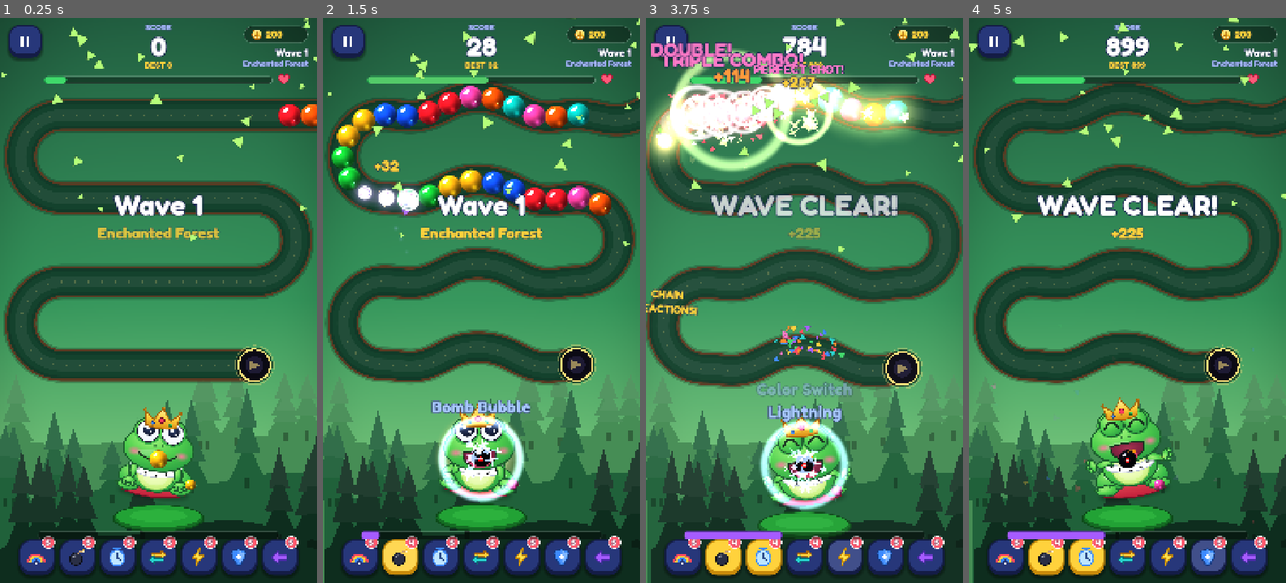
Above: before the commit, frames 1-4 (left to right).
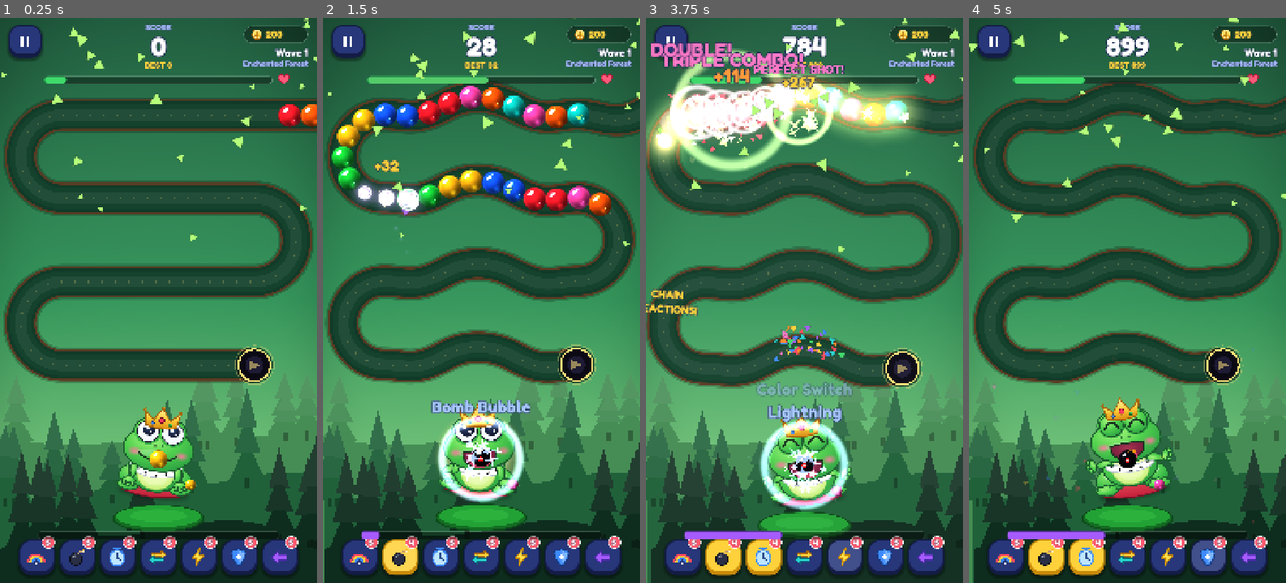
Above: after the commit, the same moments.

Repository: omer-poyraz/frogpop-bubble-quest
Game: Godot game, scene res://tools/trailer_director.tscn
Same seed, same stepped clock (60 frames per second), same inputs: the game is played once before the commit and once after it. This scene is started directly instead of the project's main scene.
Inputs (mouse positions are in pixels of both pictures, inside the frame that each line leads up to):
- Up to frame 1 (0.25 s): no input
- Up to frame 2 (1.5 s): click (361, 554) at 0.52 s; click (399, 554) at 1.27 s
- Up to frame 3 (3.75 s): click (763, 554) at 2.02 s; click (804, 554) at 2.77 s; click (845, 554) at 3.52 s
- Up to frame 4 (5 s): click (1209, 554) at 4.27 s

The runs differ from the first frame. In frame 1, 1.2% of the frame differs, in the area x 30-70%, y 31-40%; in frame 2, 1.2%; in frame 3, 1.8%, in the area x 20-80%, y 31-40%; in frame 4, 1.7%.

Commit message:
Wide-screen centred UI, caption fit, no in-game banner in promo clips

Diff:
--- a/scripts/ui/screen_base.gd
+++ b/scripts/ui/screen_base.gd
@@ -26,8 +26,11 @@
 	var ins: Vector4 = UI.safe_insets(get_viewport())
 	root.add_theme_constant_override("margin_top", int(40 + ins.x))
 	root.add_theme_constant_override("margin_bottom", int(30 + ins.y))
-	root.add_theme_constant_override("margin_left", 40)
-	root.add_theme_constant_override("margin_right", 40)
+	_set_side_margins(root)
+	resized.connect(func() -> void:
+		if is_instance_valid(root):
+			_set_side_margins(root))
+	_set_side_margins.call_deferred(root)
 	add_child(root)
 	var col := VBoxContainer.new()
 	col.add_theme_constant_override("separation", 22)
@@ -63,6 +66,13 @@
 		content = col
 	AudioManager.play_music("music_menu")
 
+## Keep content in a 1080-wide centred column on wide screens (tablets / landscape previews).
+func _set_side_margins(root: MarginContainer) -> void:
+	var vw: float = size.x if size.x > 0.0 else get_viewport_rect().size.x
+	var side: int = int(maxf(40.0, (vw - K.FIELD_W) * 0.5 + 40.0))
+	root.add_theme_constant_override("margin_left", side)
+	root.add_theme_constant_override("margin_right", side)
+
 func clear_content() -> void:
 	for c in content.get_children():
 		c.queue_free()
--- a/scripts/ui/screens/game_screen.gd
+++ b/scripts/ui/screens/game_screen.gd
@@ -562,6 +562,8 @@
 	progress.value = 0.0
 
 func _show_banner(t1: String, t2: String) -> void:
+	if bool(params.get("no_banner", false)):
+		return
 	banner.text = t1
 	banner_sub.text = t2
 	banner.scale = Vector2(0.6, 0.6)
--- a/tools/trailer_director.gd
+++ b/tools/trailer_director.gd
@@ -86,7 +86,7 @@
 	return s
 
 func _game(params: Dictionary) -> Control:
-	var p: Dictionary = {"mode": "classic", "auto_play": true, "seed": seed_v, "start_wave": wave, "bot_think": think}
+	var p: Dictionary = {"no_banner": true, "mode": "classic", "auto_play": true, "seed": seed_v, "start_wave": wave, "bot_think": think}
 	p.merge(params, true)
 	var scr: Control = _make_screen("game", p)
 	if preroll > 0.0:
@@ -109,6 +109,9 @@
 		size = int(size * 1.3)
 	var vp0: Vector2 = _vp()
 	var max_w: float = 900.0 if portrait else (vp0.x - 1080.0) * 0.5 - 140.0
+	var wide_bottom: bool = (not portrait) and where == "bottom"
+	if wide_bottom:
+		max_w = vp0.x * 0.8
 	# shrink until the longest word fits on one line (no mid-word breaks)
 	var longest: String = ""
 	for wd in text.split(" "):
@@ -123,7 +126,7 @@
 	l.vertical_alignment = VERTICAL_ALIGNMENT_CENTER
 	l.autowrap_mode = TextServer.AUTOWRAP_WORD
 	var vp: Vector2 = _vp()
-	var w: float = 900.0 if portrait else (vp.x - 1080.0) * 0.5 - 140.0
+	var w: float = max_w
 	l.custom_minimum_size = Vector2(w, 0)
 	l.size = Vector2(w, 400)
 	l.pivot_offset = Vector2(w * 0.5, 200)
Binary file added: store/video/thumbnail_1280x720_en.png
Binary file added: store/video/thumbnail_1280x720_tr.png
Not shown, added: docs/STORE_LISTING.md
